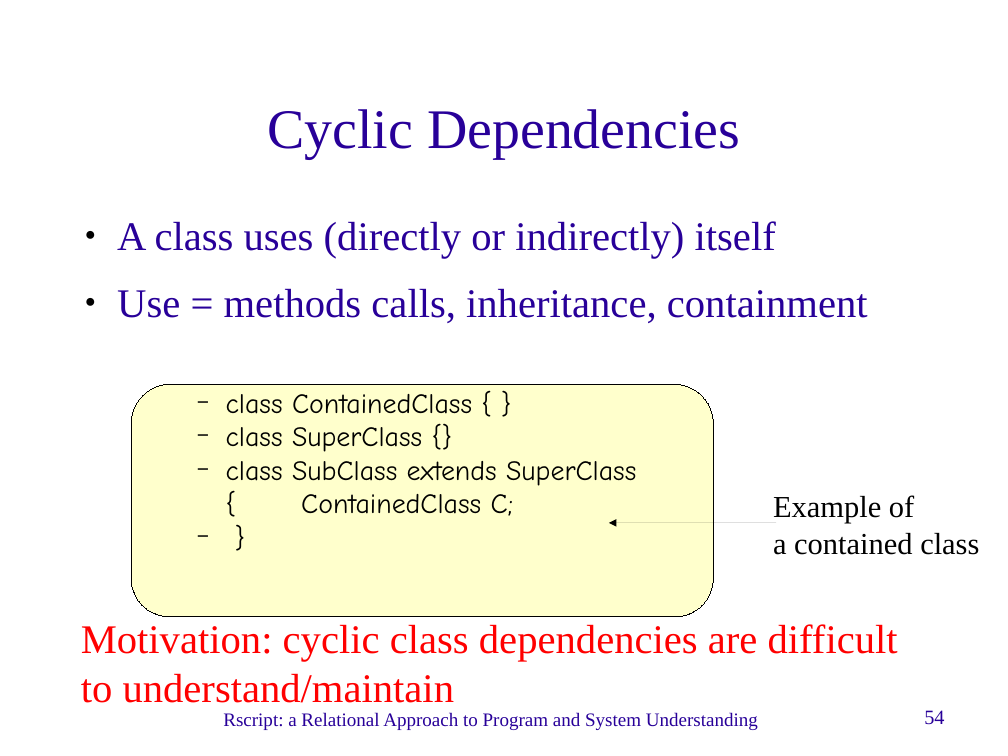
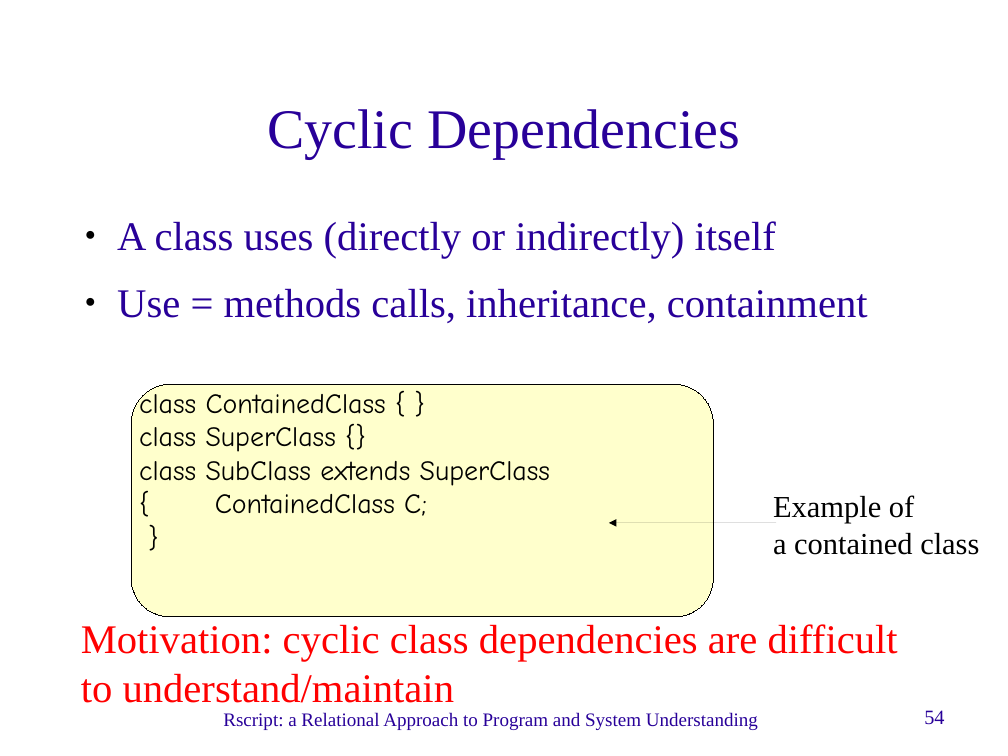
Before and after one commit to cwi-swat/meta-environment, a slide deck: slide 54 of meta-doc/analysis/rscript-slides/rscript-slides.odp. Drawn at 1008x756 pixels with LibreOffice and Linux fonts; fonts in the diff are those of the drawing; background and template pictures are left out. Boxes give left, top, right and bottom in pixels: in the first picture for what was removed or moved away, otherwise in the second. Text is boxed around its words. In the diff, an @@ line names an element or a change of style, - is before the commit and + after.

```diff
--- a/meta-doc/analysis/rscript-slides/rscript-slides.odp
+++ b/meta-doc/analysis/rscript-slides/rscript-slides.odp
@@ text "class ContainedClass { }" at (139,388,550,516): bullet − to none; list level 2 to 1 in "class ContainedClass { }"; list level 2 to 1 in "class SuperClass {}"; list level 2 to 1 in "class SubClass extends SuperClass { ..."; list level 2 to 1 in "}" @@
```
Also in this commit, not shown: 11 other slides changed, 1 slide removed, 1 other file.
